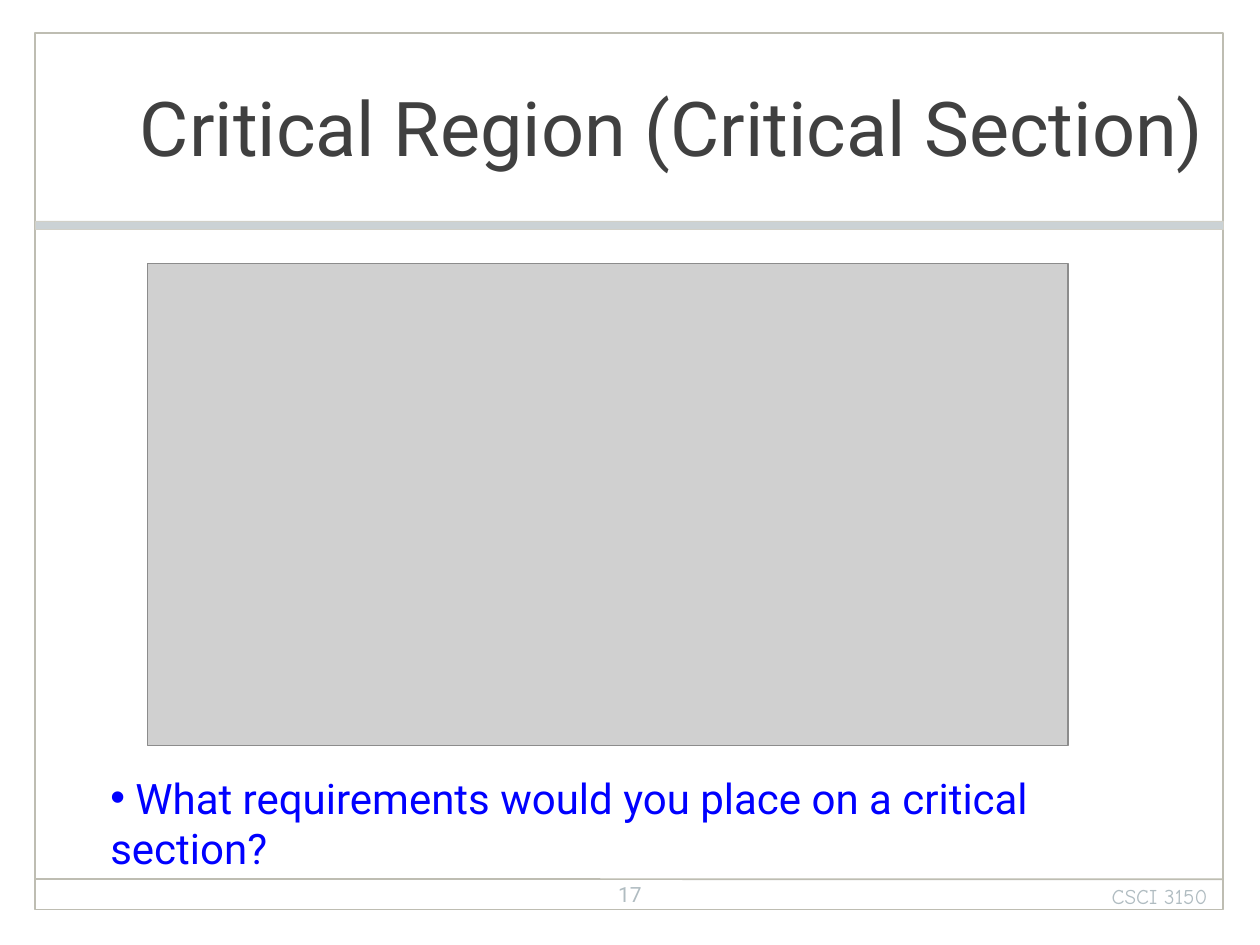
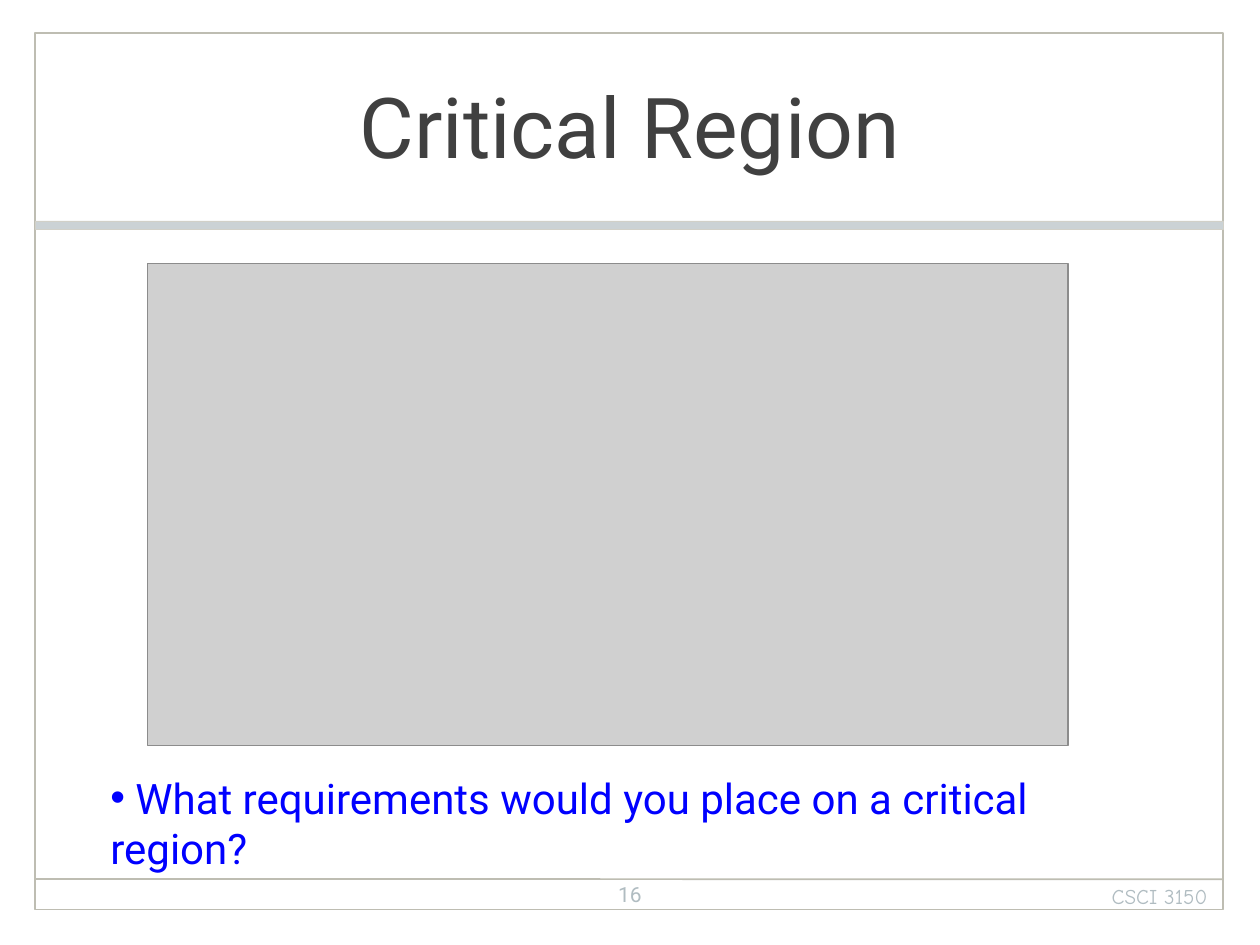
Before and after one commit to henryhxu/CSCI3150, a slide deck: slide 16 of lecture/lec5_sync.pptx (slide 17 before the commit). Drawn at 1260x945 pixels with LibreOffice and Linux fonts; fonts in the diff are those of the drawing; grey boxes stand for pictures; background and template pictures are left out. Boxes give left, top, right and bottom in pixels: in the first picture for what was removed or moved away, otherwise in the second. Text is boxed around its words. In the diff, an @@ line names an element or a change of style, - is before the commit and + after.

```diff
--- a/lecture/lec5_sync.pptx
+++ b/lecture/lec5_sync.pptx
@@ title at (x1=360, y1=95, x2=900, y2=176): text changed; size 43.2 to 48 pt @@
-Critical Region (Critical Section)
+Critical Region
@@ text at (x1=110, y1=782, x2=1027, y2=873): text changed @@
-• What requirements would you place on a critical section?
+• What requirements would you place on a critical region?
@@ page number at (x1=618, y1=887, x2=642, y2=902): text changed @@
-17
+16
```
Also in this commit, not shown: 3 other slides changed, 1 slide removed, 1 other file.
